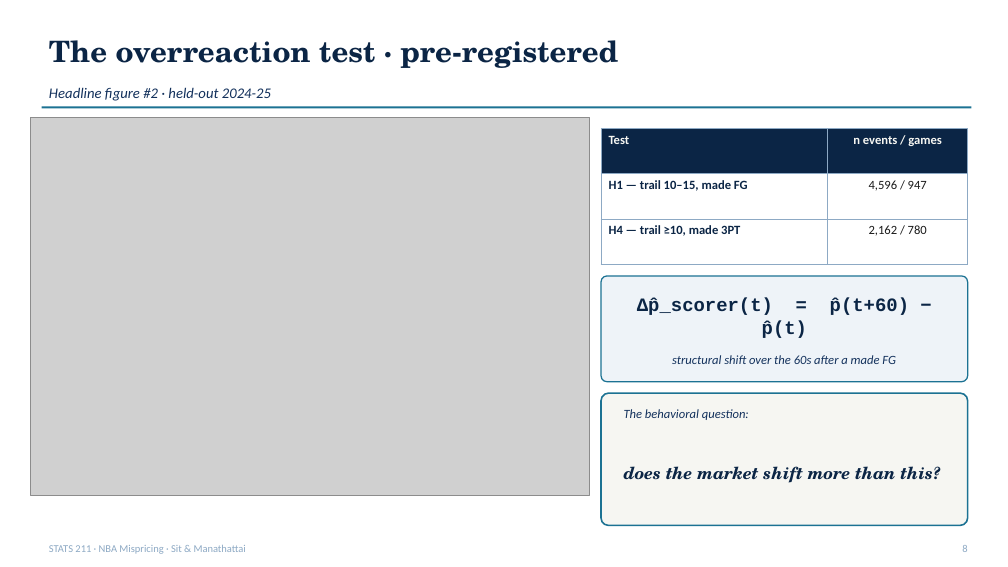
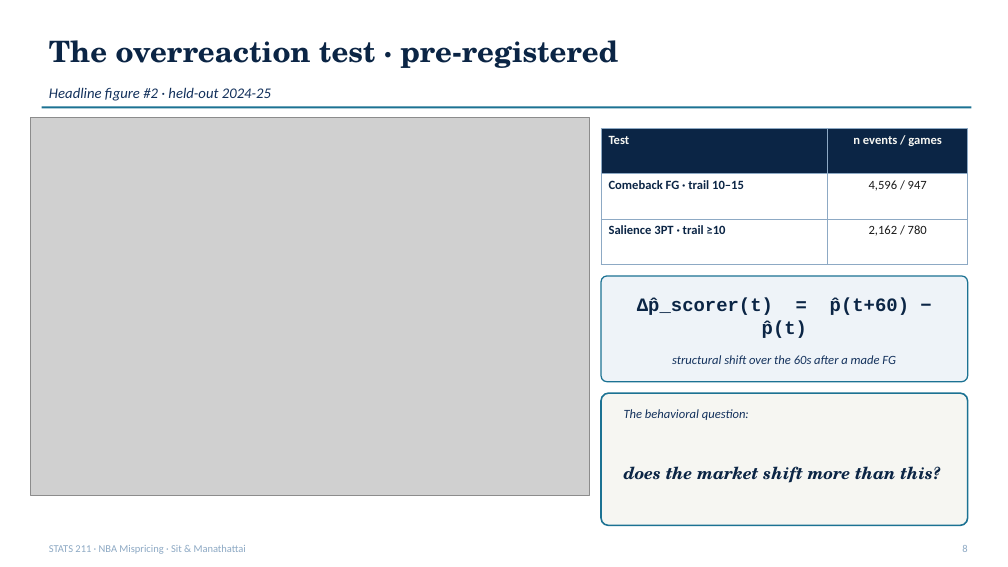
Before and after one commit to ivan-sit/live-nba-market-mispricing-detection, a slide deck: slide 8 of slides/final_deck.pptx. Drawn at 1008x567 pixels with LibreOffice and Linux fonts; fonts in the diff are those of the drawing; grey boxes stand for pictures. Boxes give left, top, right and bottom in pixels: in the first picture for what was removed or moved away, otherwise in the second. Text is boxed around its words. In the diff, an @@ line names an element or a change of style, - is before the commit and + after.

```diff
--- a/slides/final_deck.pptx
+++ b/slides/final_deck.pptx
@@ table at [601, 129, 968, 239] @@
-row 2, column 1: H1 — trail 10–15, made FG
+row 2, column 1: Comeback FG · trail 10–15
-row 3, column 1: H4 — trail ≥10, made 3PT
+row 3, column 1: Salience 3PT · trail ≥10
```
Also in this commit, not shown: 2 other slides changed, 2 slides added, 2 slides removed, 5 other files.
